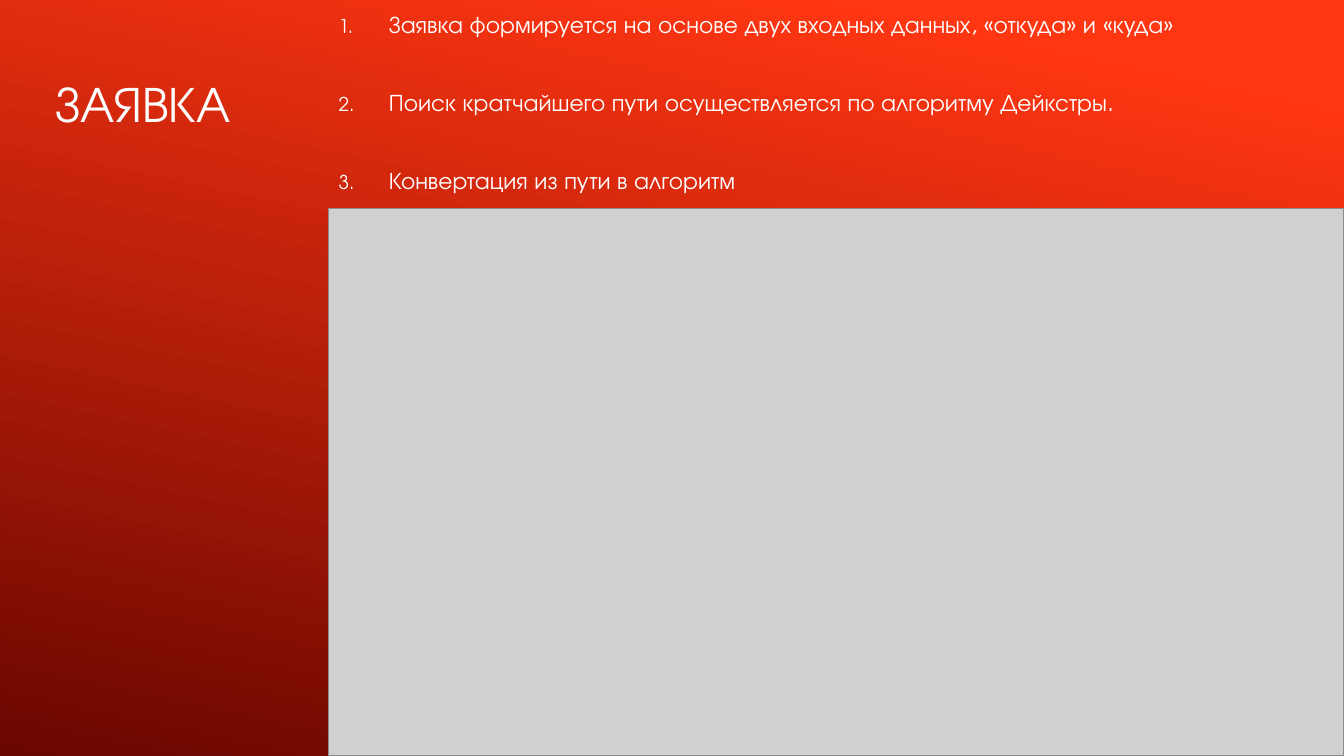
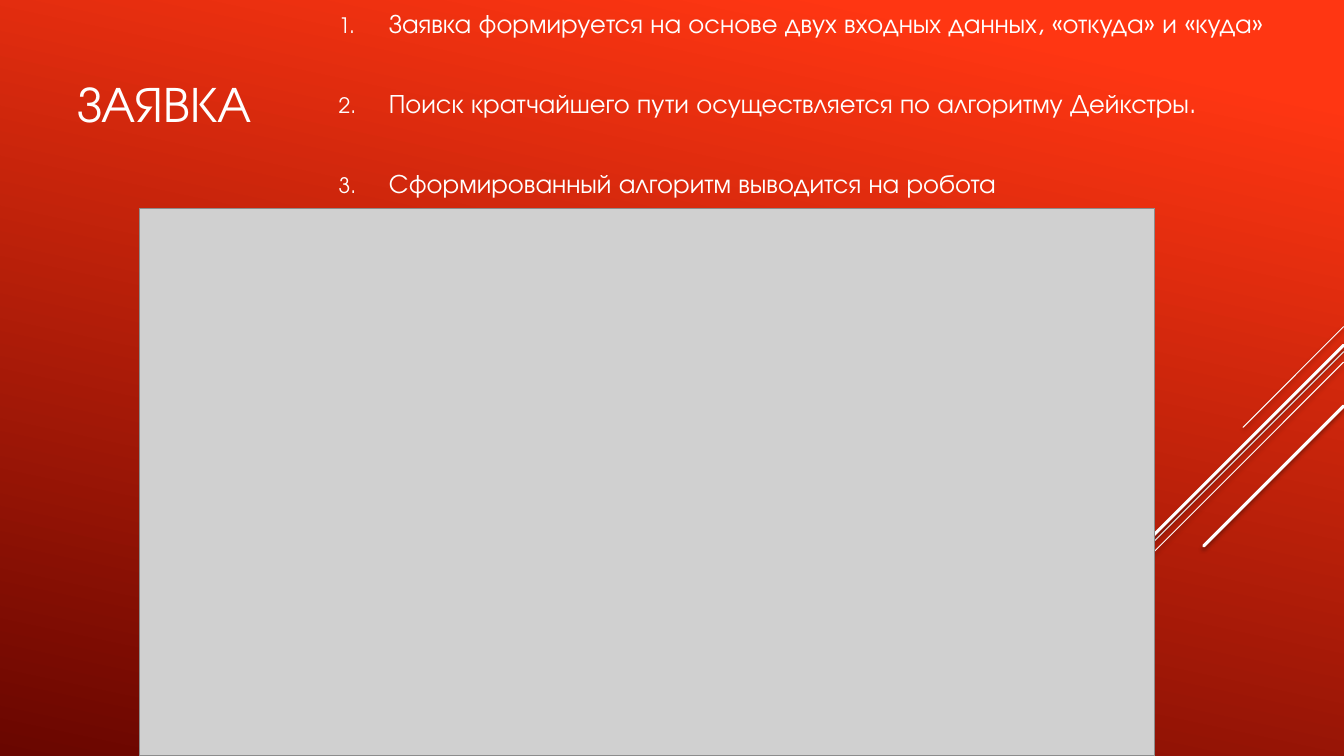
Before and after one commit to TransoChel/ProjectRobotLogistic, a slide deck: slide 9 of Проект «Робот-логист».pptx (slide 8 before the commit). Drawn at 1344x756 pixels with LibreOffice and Linux fonts; fonts in the diff are those of the drawing; grey boxes stand for pictures. Boxes give left, top, right and bottom in pixels: in the first picture for what was removed or moved away, otherwise in the second. Text is boxed around its words. In the diff, an @@ line names an element or a change of style, - is before the commit and + after.

```diff
--- a/Проект «Робот-логист».pptx
+++ b/Проект «Робот-логист».pptx
@@ title "ЗАЯВКА": place and size @@
-title "ЗАЯВКА" at [56, 87, 231, 123]
+title "ЗАЯВКА" at [77, 87, 252, 123]
@@ title "ЗАЯВКА" at [77, 87, 252, 123]: alignment left to centre @@
@@ text at [389, 14, 1251, 118]: size 17 to 19 pt in "Заявка формируется на основе двух входных данных, ...", "Поиск кратчайшего пути осуществляется по алгоритму Дейкстры."; line spacing 0.9 to 0.99; less space between paragraphs @@
@@ text at [389, 174, 996, 198]: text changed; size 17 to 19 pt @@
-3. Конвертация из пути в алгоритм
+3. Сформированный алгоритм выводится на робота
@@ picture: place and size @@
-picture at [329, 208, 1344, 756]
+picture at [140, 208, 1155, 756]
```
Also in this commit, not shown: 9 other slides changed, 5 slides added.
